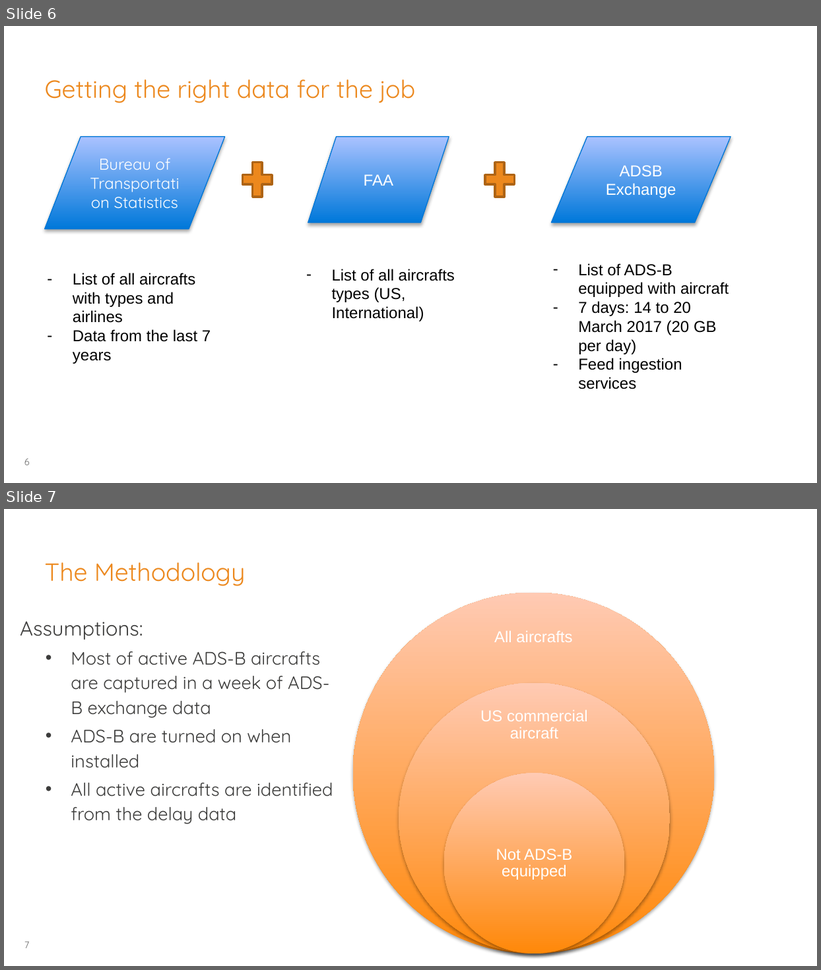
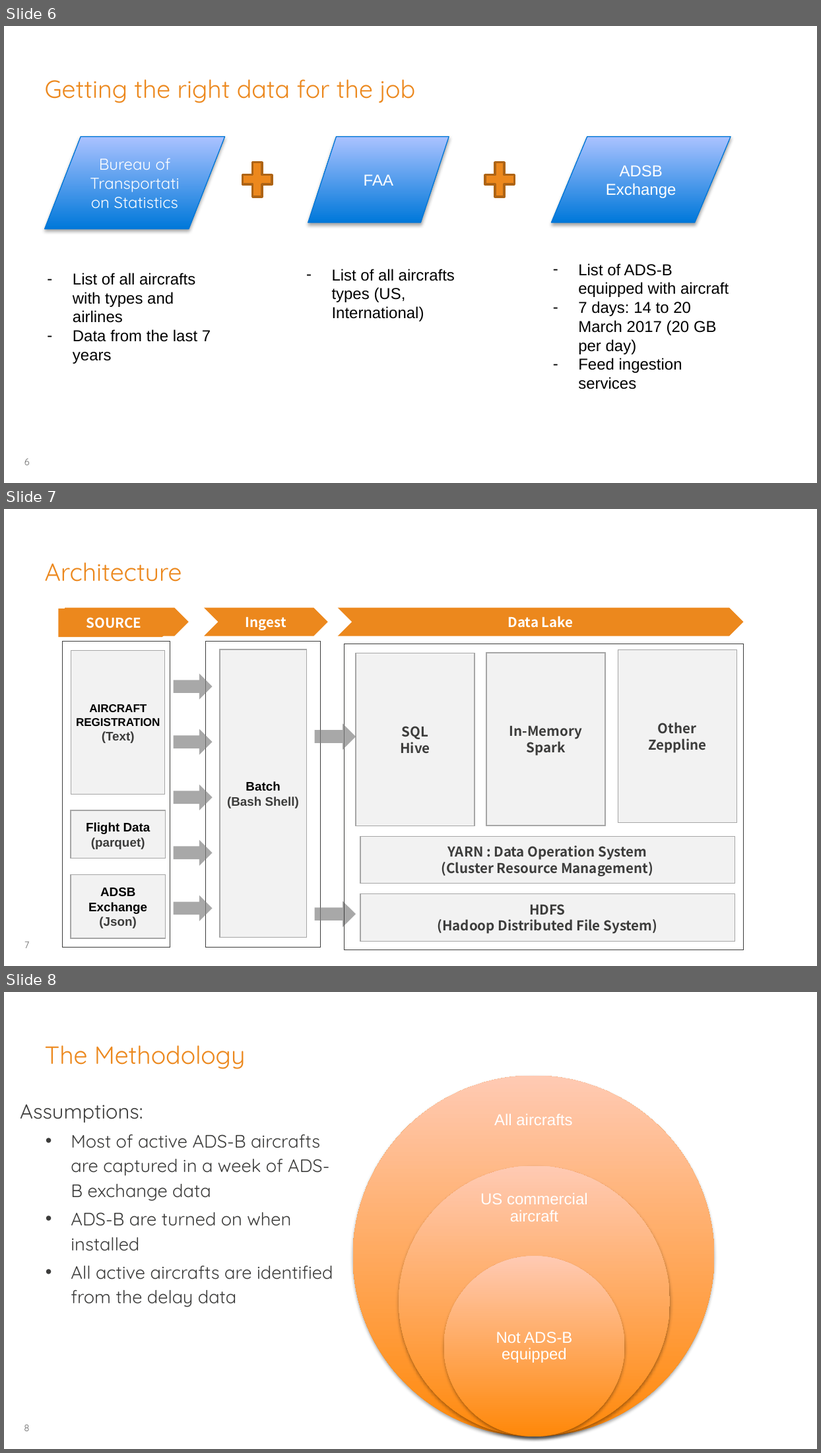
Before and after one commit to georgios-tsolakis-td/Bootcamp_Mar17_London, a slide deck: TeamMamoot/Skynet-Adsb-Market-DataAnalysis.pptx. Shown one above the other, each under a label of ours: slides 6 and 7 before the commit, slides 6, 7 and 8 after it. The pictures are 821x970 and 821x1453 pixels, drawn with LibreOffice and Linux fonts; fonts in the diff are those of the drawing; background and template pictures are left out. Boxes give left, top, right and bottom in pixels: in the first picture for what was removed or moved away, otherwise in the second. Text is boxed around its words. In the diff, an @@ line names an element or a change of style, - is before the commit and + after.

Commit message:
add architecture

```diff
--- a/TeamMamoot/Skynet-Adsb-Market-DataAnalysis.pptx
+++ b/TeamMamoot/Skynet-Adsb-Market-DataAnalysis.pptx
@@ slide 7 added at <box>4,509,817,966</box>, background #FFFFFF; not listed: 1 template element that a slide beside it also shows @@
@@ title added at <box>45,562,182,582</box>, 22 pt, text #EC881D @@
+Architecture
@@ pentagon arrow added at <box>65,607,189,636</box>, fill #EC881D, 12 pt, text #FFFFFF, bold @@
+데이터 원천
@@ chevron added at <box>204,607,327,636</box>, fill #EC881D, 12 pt, text #FFFFFF, bold @@
+Ingest
@@ chevron added at <box>338,607,744,636</box>, fill #EC881D, 12 pt, text #FFFFFF, bold @@
+Data Lake
@@ pentagon arrow added at <box>59,609,176,638</box>, fill #EC881D, 12 pt, text #FFFFFF, bold @@
+SOURCE
@@ rectangle added at <box>63,642,170,948</box>, outline #3C3C3B 0.75 pt @@
@@ rectangle added at <box>206,642,321,948</box>, outline #3C3C3B 0.75 pt @@
@@ rectangle added at <box>344,644,743,951</box>, outline #3C3C3B 0.75 pt @@
@@ rectangle added at <box>71,650,165,794</box>, fill #F2F2F2, outline #A6A6A6 0.75 pt, 10 pt, text #000000, bold @@
+AIRCRAFT REGISTRATION
+(Text)
@@ rectangle added at <box>219,650,306,937</box>, fill #F2F2F2, outline #A6A6A6 0.75 pt, 11 pt, text #3C3C3B, bold @@
+Batch
+(Bash Shell)
@@ rectangle added at <box>356,653,475,826</box>, fill #F2F2F2, outline #A6A6A6 0.75 pt, 12 pt, text #3C3C3B, bold @@
+SQL
+Hive
@@ rectangle added at <box>486,653,605,826</box>, fill #F2F2F2, outline #A6A6A6 0.75 pt, 12 pt, text #3C3C3B, bold @@
+In-Memory
+Spark
@@ rectangle added at <box>618,650,737,823</box>, fill #F2F2F2, outline #A6A6A6 0.75 pt, 12 pt, text #3C3C3B, bold @@
+Other
+Zeppline
@@ right arrow added at <box>173,673,212,699</box>, fill #808080 at 68% opacity @@
@@ right arrow added at <box>315,723,356,750</box>, fill #808080 at 68% opacity @@
@@ right arrow added at <box>173,729,212,755</box>, fill #808080 at 68% opacity @@
@@ right arrow added at <box>173,785,212,811</box>, fill #808080 at 68% opacity @@
@@ rectangle added at <box>71,811,166,859</box>, fill #F2F2F2, outline #A6A6A6 0.75 pt, 11 pt, text #000000, bold @@
+Flight Data
+(parquet)
@@ right arrow added at <box>173,840,212,866</box>, fill #808080 at 68% opacity @@
@@ rectangle added at <box>360,836,735,884</box>, fill #F2F2F2, outline #A6A6A6 0.75 pt, 12 pt, text #3C3C3B, bold @@
+YARN : Data Operation System
+(Cluster Resource Management)
@@ rectangle added at <box>71,875,166,938</box>, fill #F2F2F2, outline #A6A6A6 0.75 pt, 11 pt, text #000000, bold @@
+ADSB
+Exchange
+(Json)
@@ right arrow added at <box>173,895,212,921</box>, fill #808080 at 68% opacity @@
@@ right arrow added at <box>315,902,356,927</box>, fill #808080 at 68% opacity @@
@@ rectangle added at <box>360,894,735,941</box>, fill #F2F2F2, outline #A6A6A6 0.75 pt, 12 pt, text #3C3C3B, bold @@
+HDFS
+(Hadoop Distributed File System)
@@ what was slide 7 is now slide 8 @@
@@ page number at <box>24,1425,29,1432</box>: text changed @@
-7
+8
```
